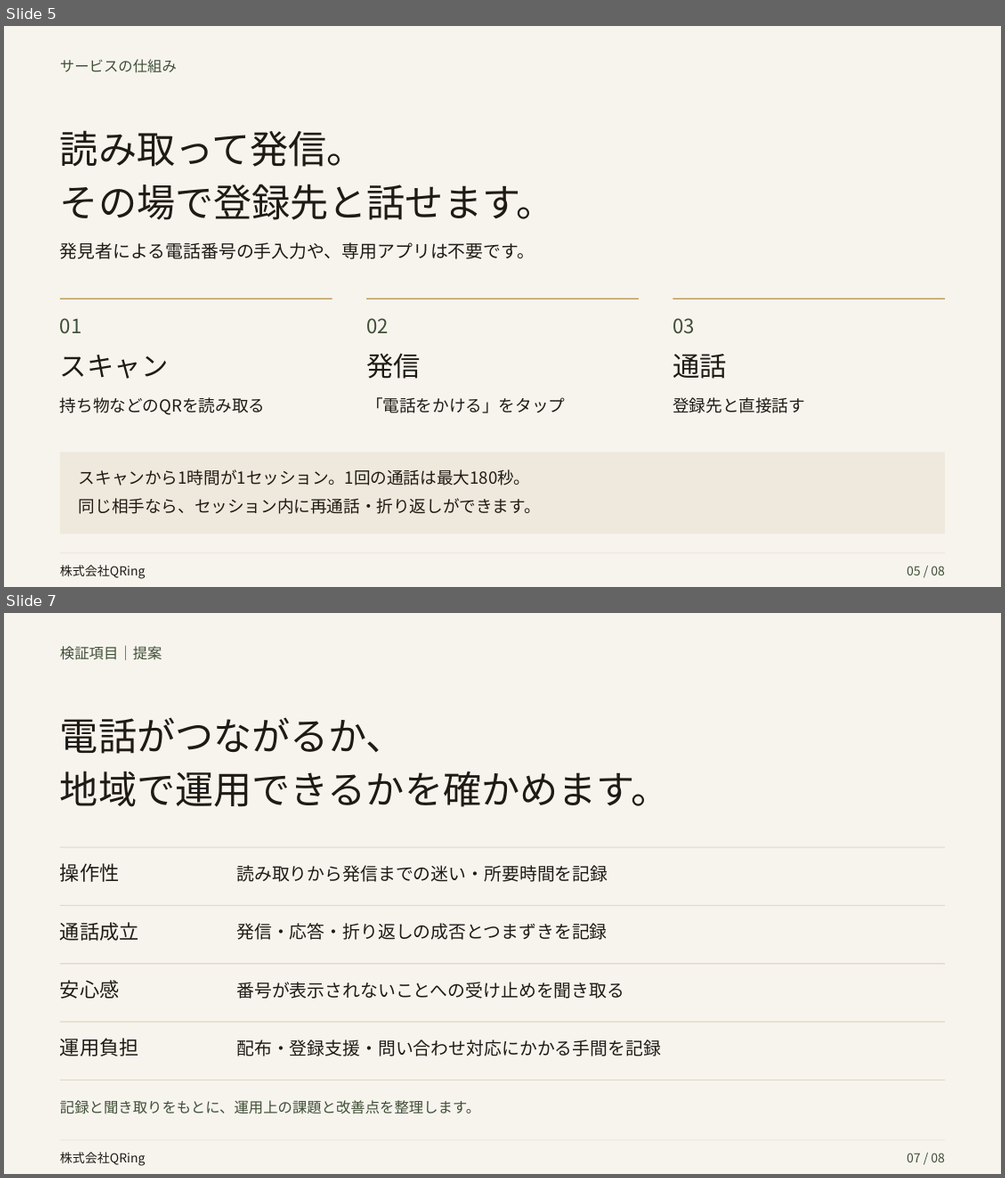
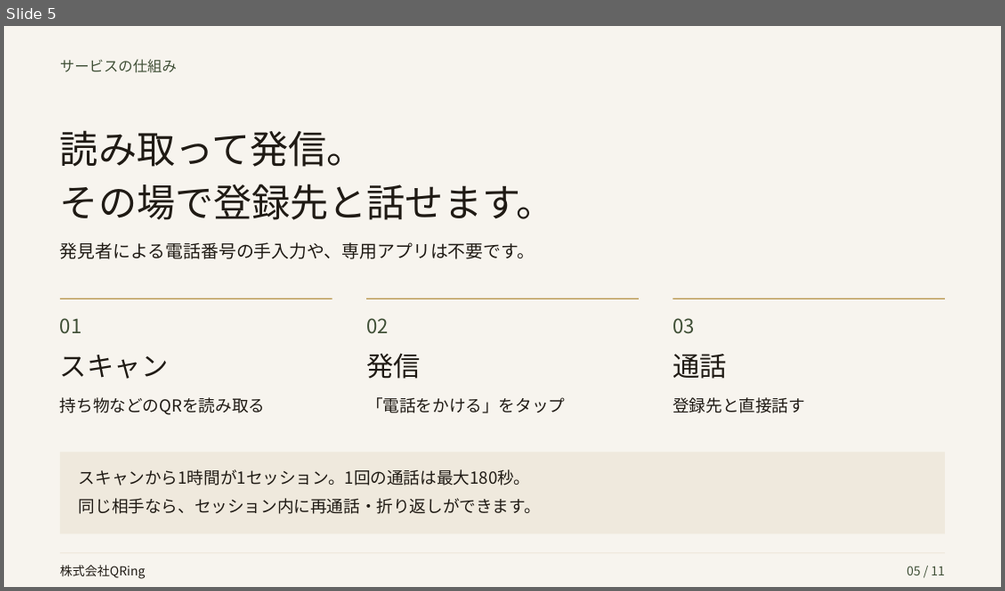
Before and after one commit to akizu815-create/QRing-presentation, a slide deck: decks/municipal/output/deck.pptx. Shown one above the other, each under a label of ours: slides 5 and 7 before the commit, slide 5 after it; the slides between them are not shown. The pictures are 1005x1178 and 1005x591 pixels, drawn with LibreOffice and Linux fonts; fonts in the diff are those of the drawing. Boxes give left, top, right and bottom in pixels: in the first picture for what was removed or moved away, otherwise in the second. Text is boxed around its words. In the diff, an @@ line names an element or a change of style, - is before the commit and + after.

```diff
--- a/decks/municipal/output/deck.pptx
+++ b/decks/municipal/output/deck.pptx
@@ slide 7 removed at <box>4,613,1001,1174</box>, background #F7F4EE @@
@@ text removed at <box>60,645,162,660</box> @@
-検証項目｜提案
@@ text removed at <box>60,717,404,754</box> @@
-電話がつながるか、
@@ text removed at <box>60,771,670,807</box> @@
-地域で運用できるかを確かめます。
@@ rectangle removed at <box>60,846,945,847</box> @@
@@ text removed at <box>60,863,119,882</box> @@
-操作性
@@ text removed at <box>236,865,607,882</box> @@
-読み取りから発信までの迷い・所要時間を記録
@@ rectangle removed at <box>60,905,945,906</box> @@
@@ text removed at <box>60,922,138,941</box> @@
-通話成立
@@ text removed at <box>236,923,607,940</box> @@
-発信・応答・折り返しの成否とつまずきを記録
@@ rectangle removed at <box>60,963,945,964</box> @@
@@ text removed at <box>60,980,119,998</box> @@
-安心感
@@ text removed at <box>236,981,624,998</box> @@
-番号が表示されないことへの受け止めを聞き取る
@@ rectangle removed at <box>60,1022,945,1022</box> @@
@@ text removed at <box>60,1038,138,1056</box> @@
-運用負担
@@ text removed at <box>236,1039,661,1056</box> @@
-配布・登録支援・問い合わせ対応にかかる手間を記録
@@ rectangle removed at <box>60,1079,945,1080</box> @@
@@ text removed at <box>60,1100,480,1114</box> @@
-記録と聞き取りをもとに、運用上の課題と改善点を整理します。
@@ rectangle removed at <box>60,1140,945,1140</box> @@
@@ text removed at <box>60,1151,145,1166</box> @@
-株式会社QRing
@@ text removed at <box>906,1152,945,1162</box> @@
-07 / 08
@@ slide 5 changed as well @@
@@ text at <box>906,565,945,575</box>: text changed @@
-05 / 08
+05 / 11
```
Also in this commit, not shown: 5 other slides changed, 5 slides added, 1 other slide removed, 19 other files.
